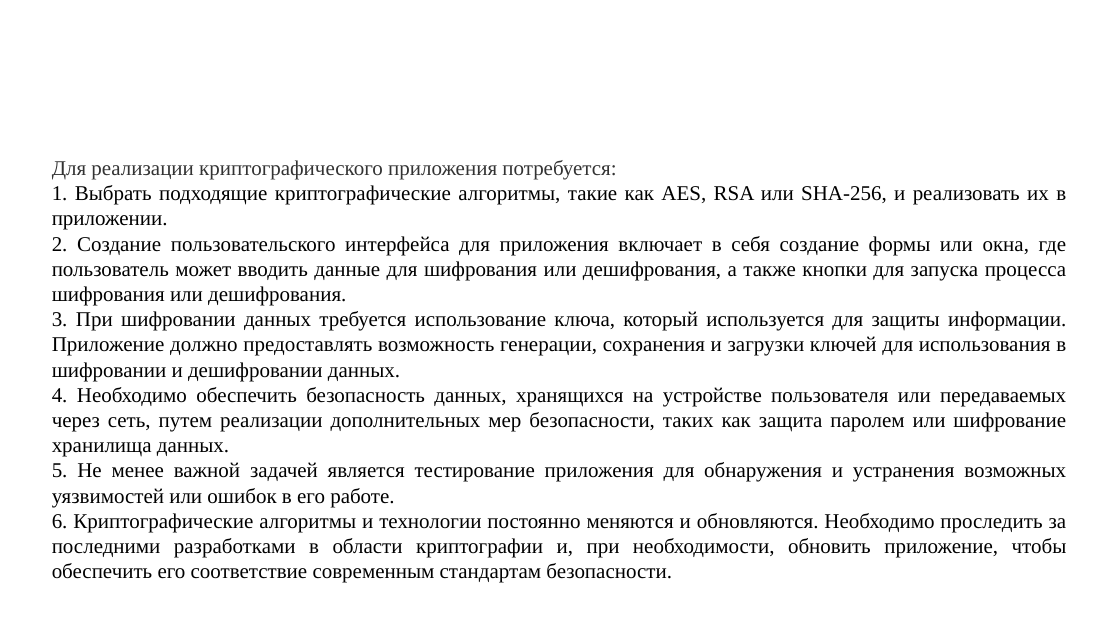
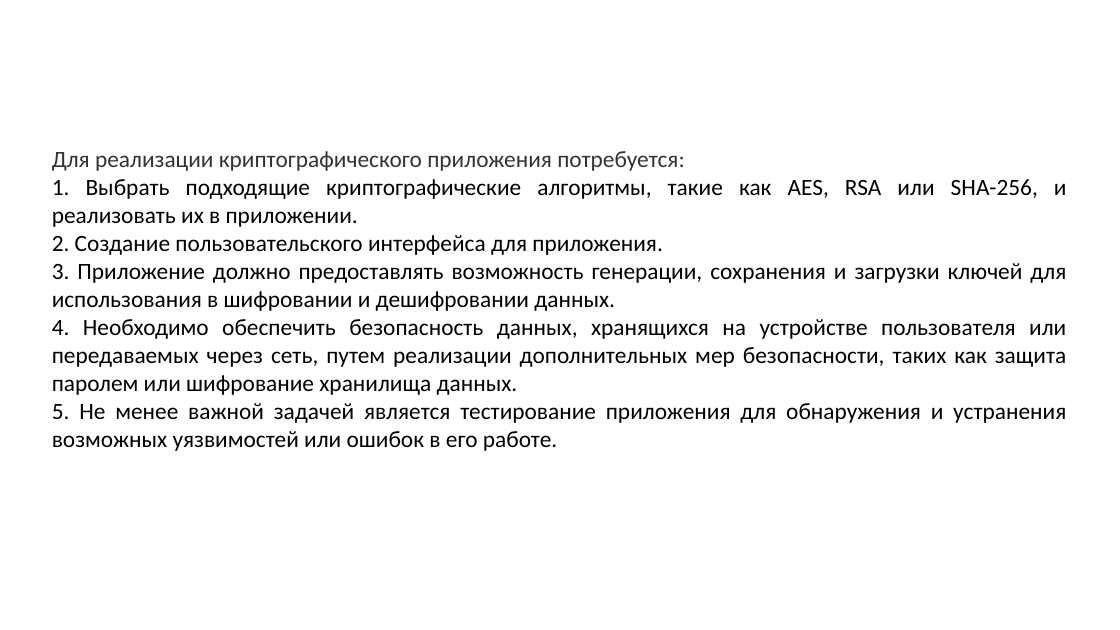
Before and after one commit to rad1anttt/diplom-_-, a slide deck: slide 12 of rad1anttt презентация.pptx (slide 10 before the commit). Drawn at 1120x630 pixels with LibreOffice and Linux fonts; fonts in the diff are those of the drawing; background and template pictures are left out. Boxes give left, top, right and bottom in pixels: in the first picture for what was removed or moved away, otherwise in the second. Text is boxed around its words. In the diff, an @@ line names an element or a change of style, - is before the commit and + after.

```diff
--- a/rad1anttt презентация.pptx
+++ b/rad1anttt презентация.pptx
@@ text "Для реализации криптографического приложения потребуется:": place and size @@
-text "Для реализации криптографического приложения потребуется:" at [52,160,1067,583]
+text "Для реализации криптографического приложения потребуется:" at [52,151,1067,451]
@@ text at [52,151,1067,451]: size 18 to 20 pt, font Times New Roman to Calibri in "Для реализации криптографического приложения потребуется:", "1. Выбрать подходящие криптографические алгоритмы, такие как ...", "4. Необходимо обеспечить безопасность данных, хранящихся на ...", "5. Не менее важной задачей является тестирование ..." @@
@@ text at [52,235,1066,311]: text changed; size 18 to 20 pt; font Times New Roman to Calibri @@
-2. Создание пользовательского интерфейса для приложения включает в себя создание формы или окна, где пользователь может вводить данные для шифрования или дешифрования, а также кнопки для запуска процесса шифрования или дешифрования.
-3. При шифровании данных требуется использование ключа, который используется для защиты информации. Приложение должно предоставлять возможность генерации, сохранения и загрузки ключей для использования в шифровании и дешифровании данных.
+2. Создание пользовательского интерфейса для приложения.
+3. Приложение должно предоставлять возможность генерации, сохранения и загрузки ключей для использования в шифровании и дешифровании данных.
@@ text at [52,513,1067,583]: paragraph removed @@
-6. Криптографические алгоритмы и технологии постоянно меняются и обновляются. Необходимо проследить за последними разработками в области криптографии и, при необходимости, обновить приложение, чтобы обеспечить его соответствие современным стандартам безопасности.
```
Also in this commit, not shown: 16 other slides changed, 7 slides added, 2 slides removed, 1 other file.
